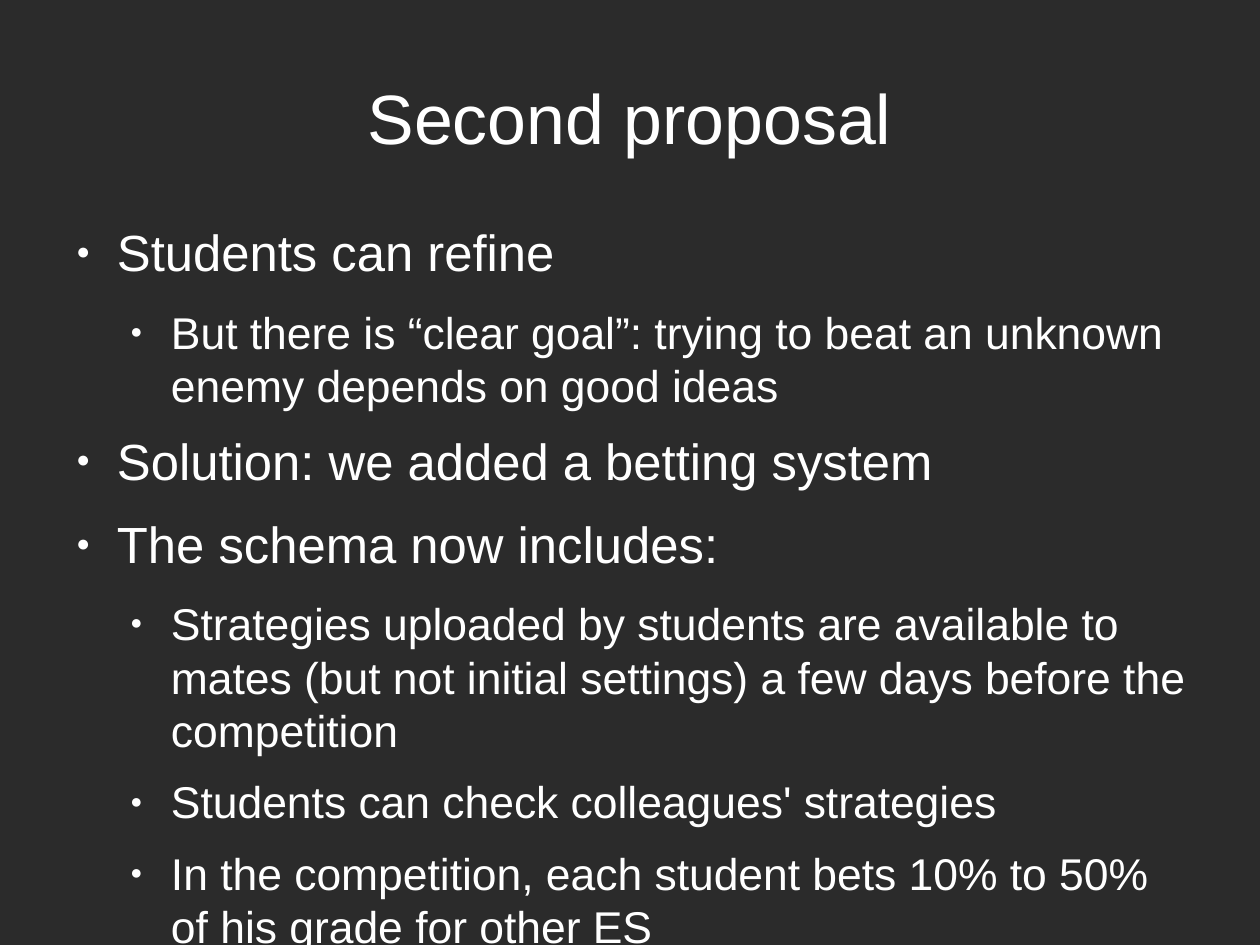
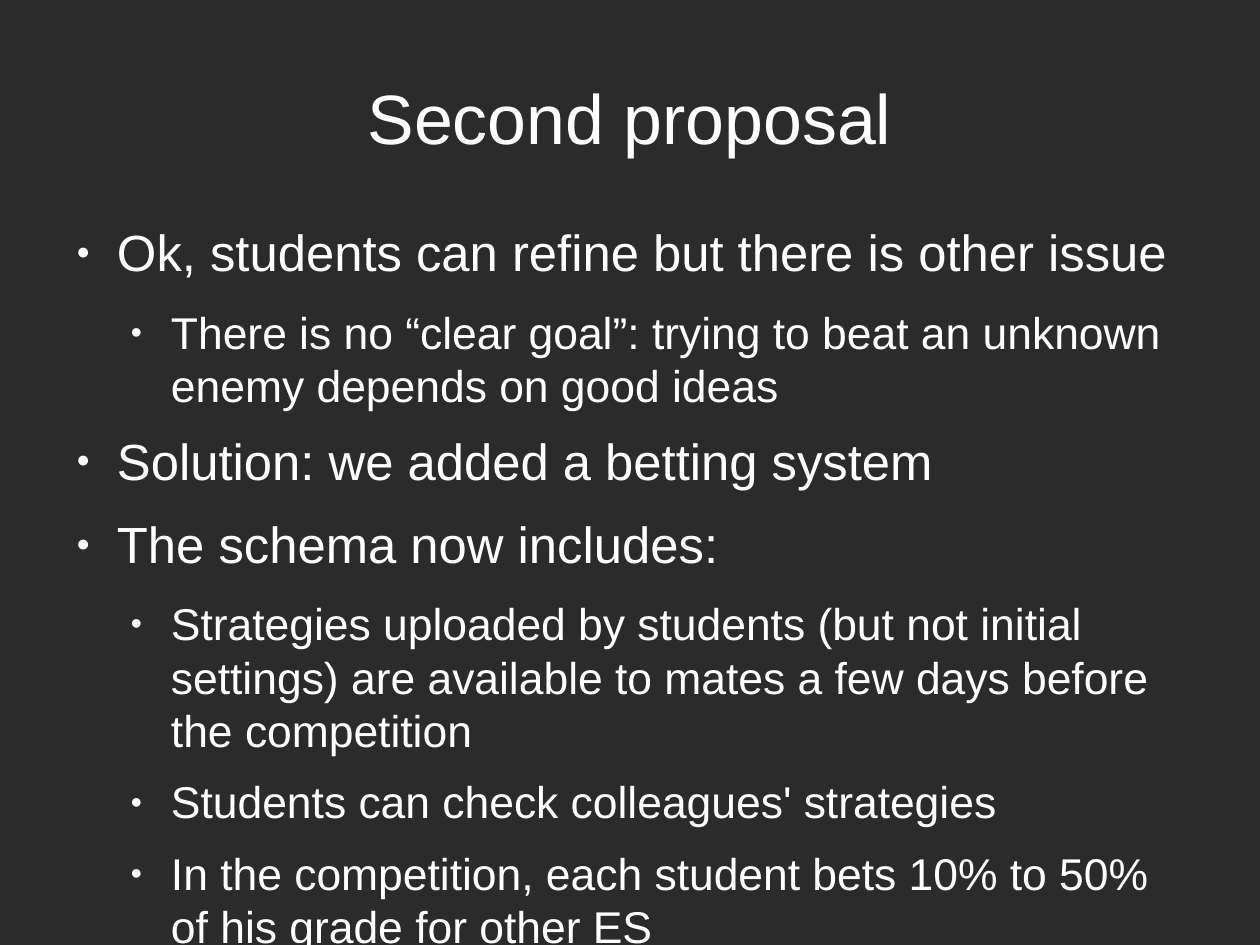
Before and after one commit to rompehielos013013013/gsiege, a slide deck: slide 20 of presentacion/Brunel2014/assessingCompetitions.odp (slide 19 before the commit). Drawn at 1260x945 pixels with LibreOffice and Linux fonts; fonts in the diff are those of the drawing; background and template pictures are left out; a plain dark background stands for a picture behind light text. Boxes give left, top, right and bottom in pixels: in the first picture for what was removed or moved away, otherwise in the second. Text is boxed around its words. In the diff, an @@ line names an element or a change of style, - is before the commit and + after.

```diff
--- a/presentacion/Brunel2014/assessingCompetitions.odp
+++ b/presentacion/Brunel2014/assessingCompetitions.odp
@@ text at (x1=117, y1=234, x2=1167, y2=411): text changed @@
-● Students can refine
-  ● But there is “clear goal”: trying to beat an unknown enemy depends on good ideas
+● Ok, students can refine but there is other issue
+  ● There is no “clear goal”: trying to beat an unknown enemy depends on good ideas
@@ text at (x1=171, y1=607, x2=1148, y2=756): text changed @@
-  ● Strategies uploaded by students are available to mates (but not initial settings) a few days before the competition
+  ● Strategies uploaded by students (but not initial settings) are available to mates a few days before the competition
```
Also in this commit, not shown: 8 other slides changed, 4 slides added, 2 slides removed.
